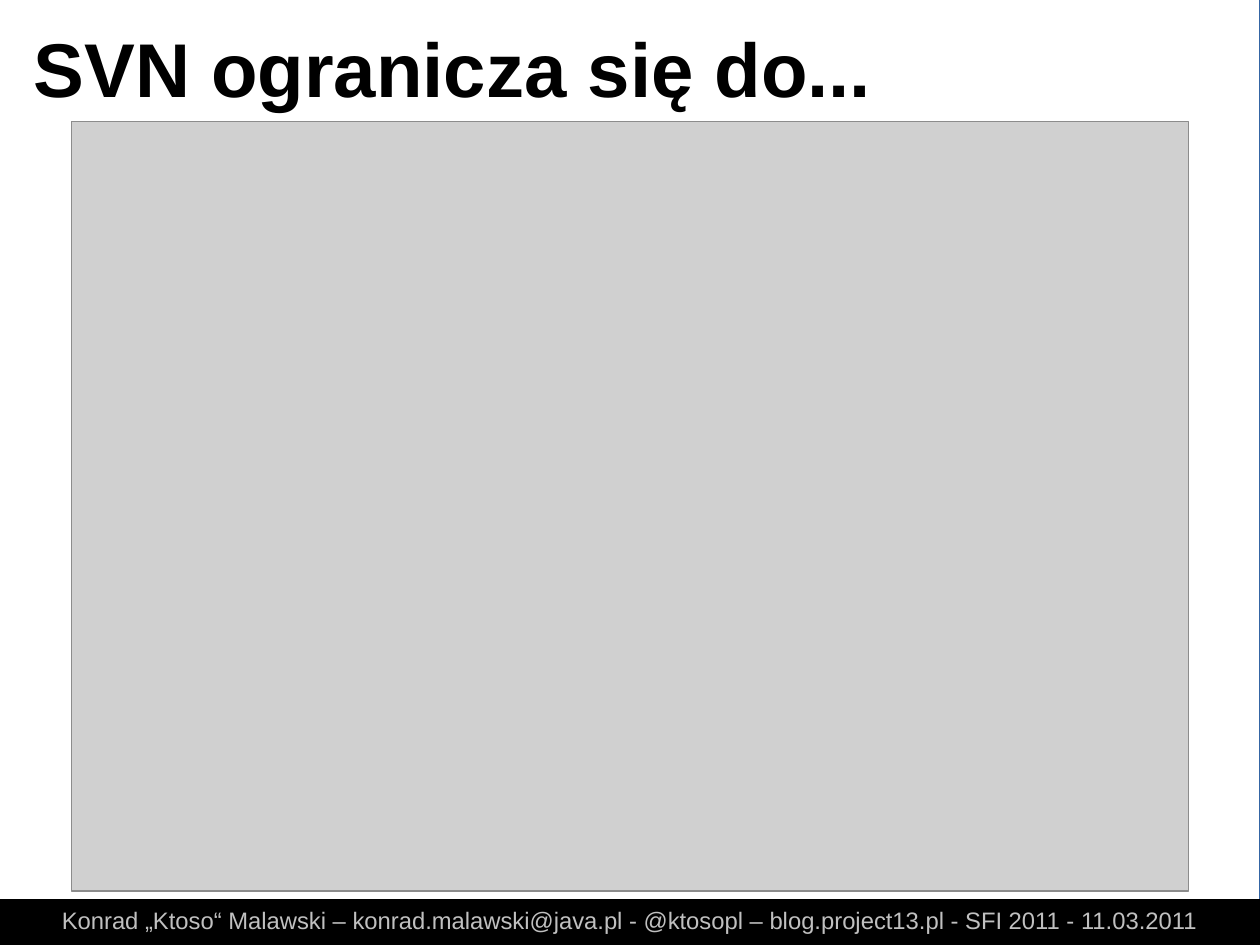
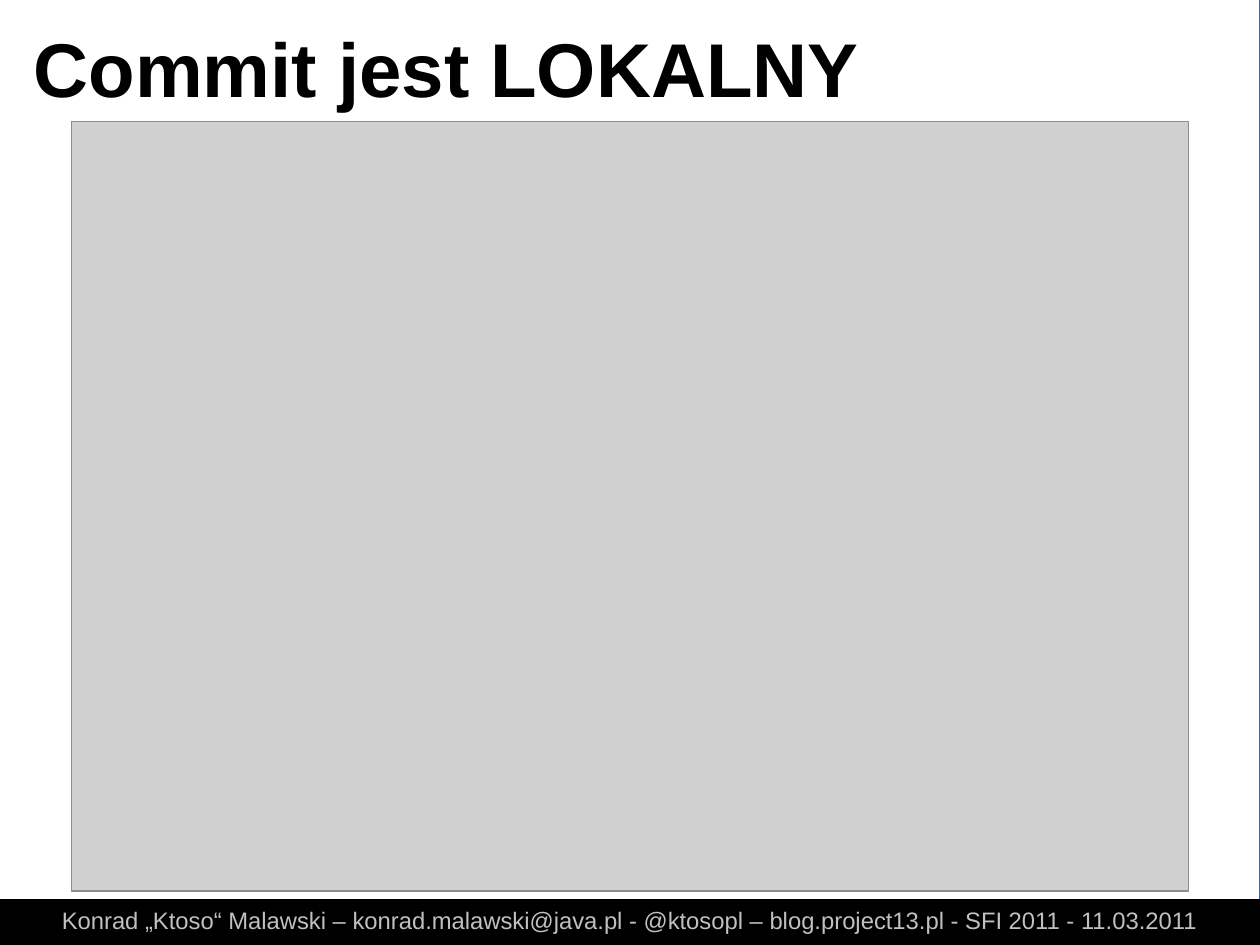
Before and after one commit to ktoso/git-presentation, a slide deck: slide 12 of slides.odp (slide 11 before the commit). Drawn at 1260x945 pixels with LibreOffice and Linux fonts; fonts in the diff are those of the drawing; grey boxes stand for pictures. Boxes give left, top, right and bottom in pixels: in the first picture for what was removed or moved away, otherwise in the second. Text is boxed around its words. In the diff, an @@ line names an element or a change of style, - is before the commit and + after.

```diff
--- a/slides.odp
+++ b/slides.odp
@@ text at <box>34,41,858,112</box>: text changed @@
-SVN ogranicza się do...
+Commit jest LOKALNY
```
Also in this commit, not shown: 4 other slides changed, 3 slides added, 22 other files.
